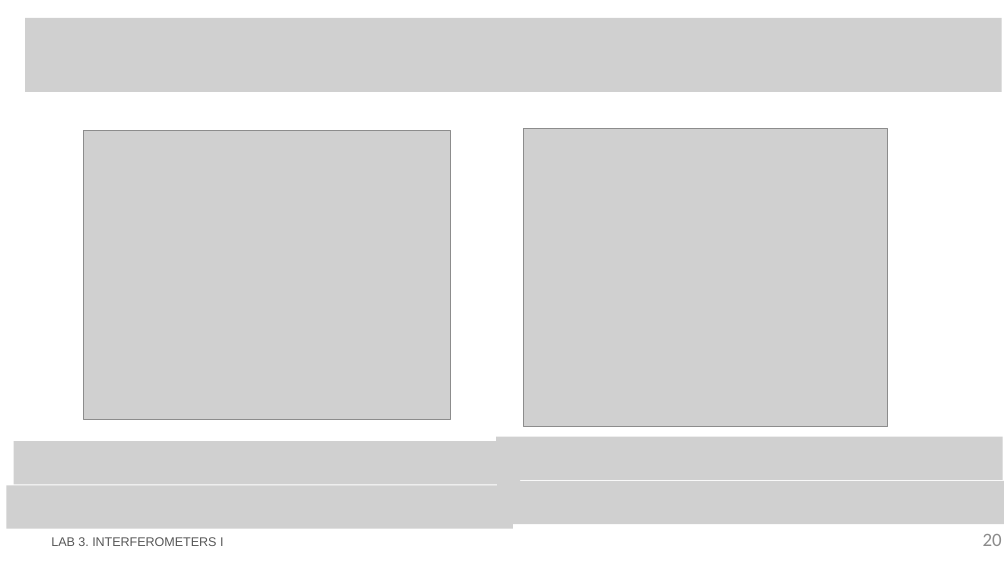
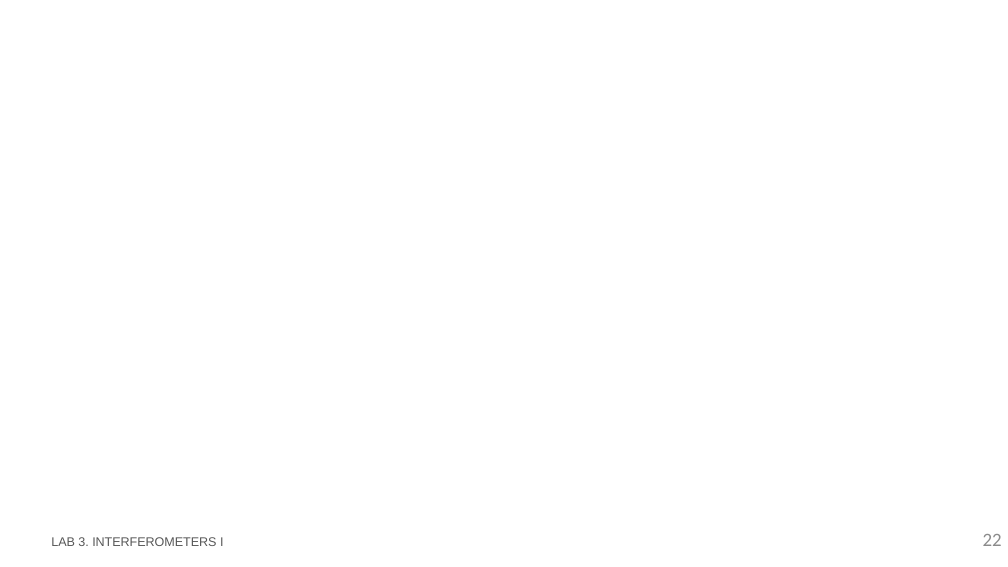
Before and after one commit to DBAEASE/pic-upv-lab3, a slide deck: slide 22 of LabBook_3.pptx (slide 20 before the commit). Drawn at 1008x567 pixels with LibreOffice and Linux fonts; fonts in the diff are those of the drawing; grey boxes stand for pictures; background and template pictures are left out. Boxes give left, top, right and bottom in pixels: in the first picture for what was removed or moved away, otherwise in the second. Text is boxed around its words. In the diff, an @@ line names an element or a change of style, - is before the commit and + after.

```diff
--- a/LabBook_3.pptx
+++ b/LabBook_3.pptx
@@ picture removed at (x1=25, y1=18, x2=1002, y2=92) @@
@@ picture removed at (x1=83, y1=130, x2=451, y2=419) @@
@@ picture removed at (x1=523, y1=129, x2=888, y2=426) @@
@@ picture removed at (x1=14, y1=442, x2=520, y2=485) @@
@@ picture removed at (x1=496, y1=437, x2=1003, y2=480) @@
@@ picture removed at (x1=6, y1=485, x2=513, y2=529) @@
@@ picture removed at (x1=498, y1=481, x2=1004, y2=524) @@
@@ page number at (x1=983, y1=534, x2=1002, y2=546): text changed @@
-20
+22
```
Also in this commit, not shown: 2 other slides changed, 2 slides added, 1 other file.
